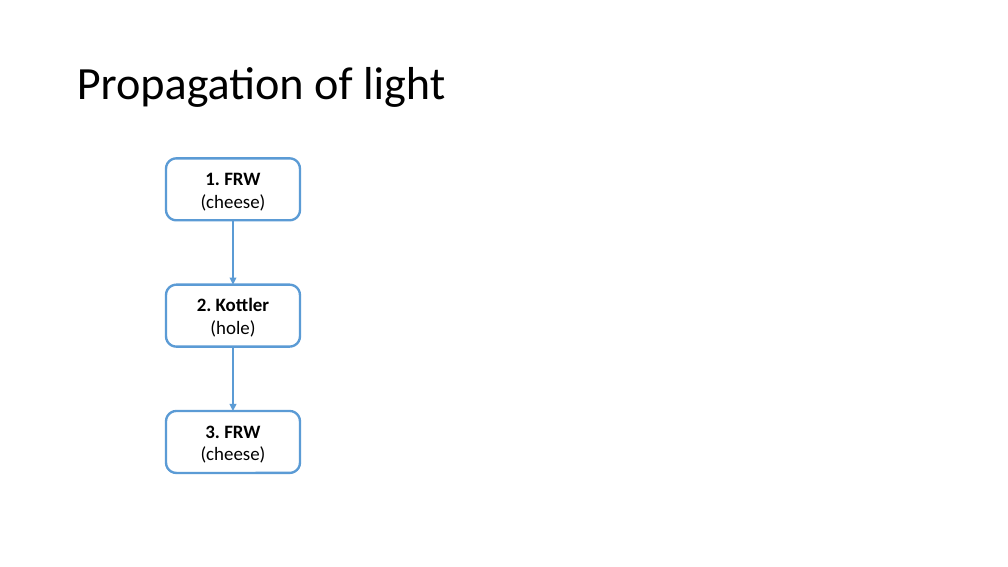
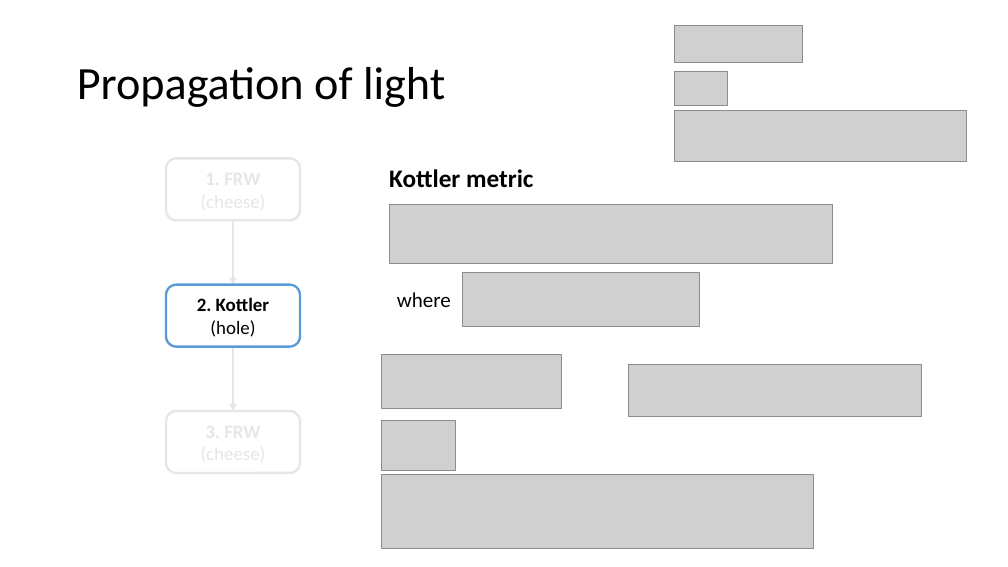
Before and after one commit to lingxz/lightbending, a slide deck: slide 26 of presentation2.pptx (slide 6 before the commit). Drawn at 1008x567 pixels with LibreOffice and Linux fonts; fonts in the diff are those of the drawing; grey boxes stand for pictures. Boxes give left, top, right and bottom in pixels: in the first picture for what was removed or moved away, otherwise in the second. Text is boxed around its words. In the diff, an @@ line names an element or a change of style, - is before the commit and + after.

```diff
--- a/presentation2.pptx
+++ b/presentation2.pptx
@@ picture added at [675, 26, 802, 63] @@
@@ picture added at [675, 71, 727, 106] @@
@@ picture added at [675, 110, 966, 162] @@
@@ rounded rectangle at [166, 158, 300, 220]: outline #5B9BD5 2.25 pt to #E7E6E6 2.25 pt @@
@@ text in rounded rectangle at [201, 172, 266, 211]: text removed @@
-1. FRW (cheese)
@@ text added at [389, 169, 533, 188], 24 pt, text #000000, bold @@
+Kottler metric
@@ picture added at [389, 204, 833, 263] @@
@@ arrow (233, 220) - (233, 285): stroke #5B9BD5 2.25 pt to #E7E6E6 2.25 pt @@
@@ text added at [397, 292, 451, 307], 20 pt, text #000000 @@
+where
@@ picture added at [463, 273, 700, 327] @@
@@ arrow (233, 347) - (233, 411): stroke #5B9BD5 2.25 pt to #E7E6E6 2.25 pt @@
@@ picture added at [382, 355, 562, 408] @@
@@ picture added at [629, 364, 921, 416] @@
@@ rounded rectangle at [166, 411, 300, 473]: outline #5B9BD5 2.25 pt to #E7E6E6 2.25 pt @@
@@ text in rounded rectangle at [201, 425, 266, 463]: text removed @@
-3. FRW (cheese)
@@ picture added at [382, 420, 456, 471] @@
@@ picture added at [382, 475, 814, 548] @@
```
Also in this commit, not shown: 8 other slides changed, 13 slides added, 6 slides removed, 36 other files.
